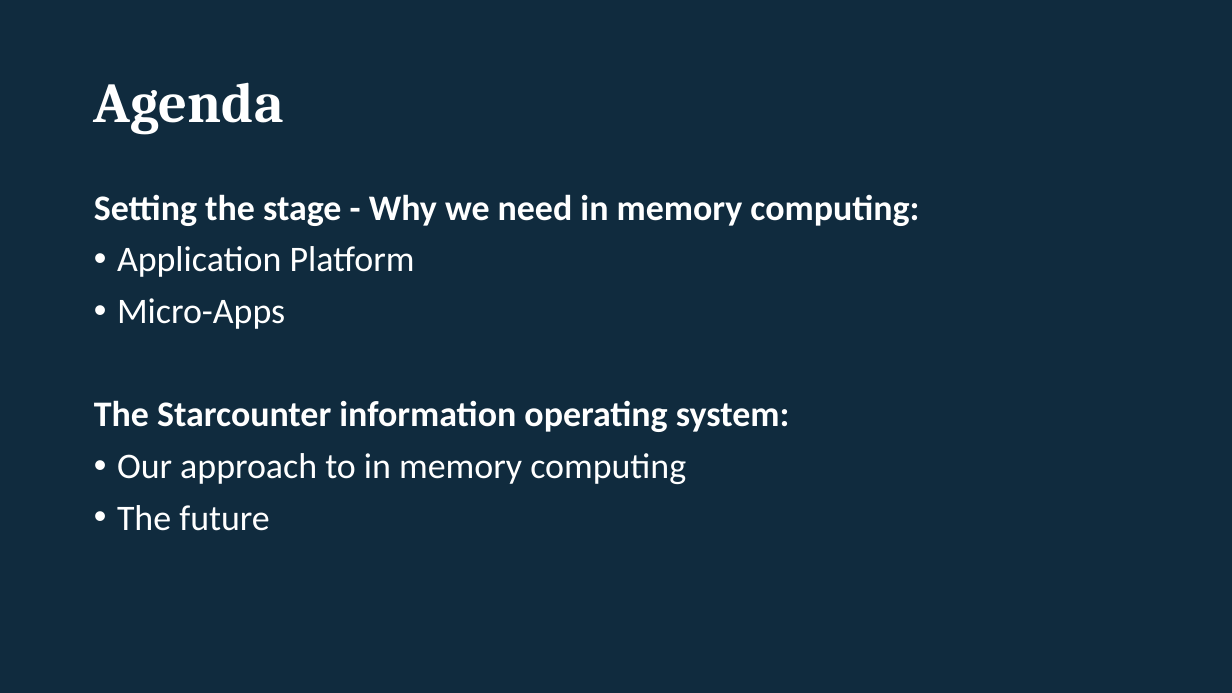
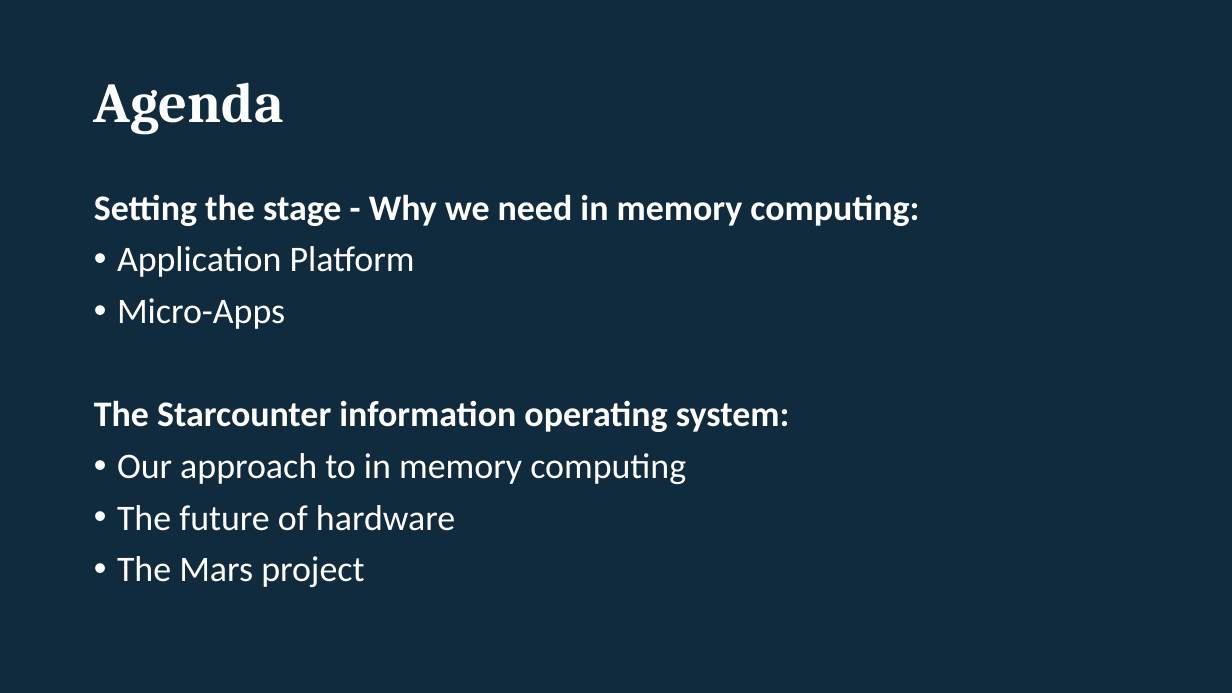
Before and after one commit to rogeralsing/Presentations, a slide deck: slide 3 of Starcounter/usa.pptx. Drawn at 1232x693 pixels with LibreOffice and Linux fonts; fonts in the diff are those of the drawing. Boxes give left, top, right and bottom in pixels: in the first picture for what was removed or moved away, otherwise in the second. Text is boxed around its words. In the diff, an @@ line names an element or a change of style, - is before the commit and + after.

```diff
--- a/Starcounter/usa.pptx
+++ b/Starcounter/usa.pptx
@@ text at box(117, 505, 455, 587): text changed @@
-• The future
+• The future of hardware
+• The Mars project
```
Also in this commit, not shown: 9 other slides changed, 2 slides added.
